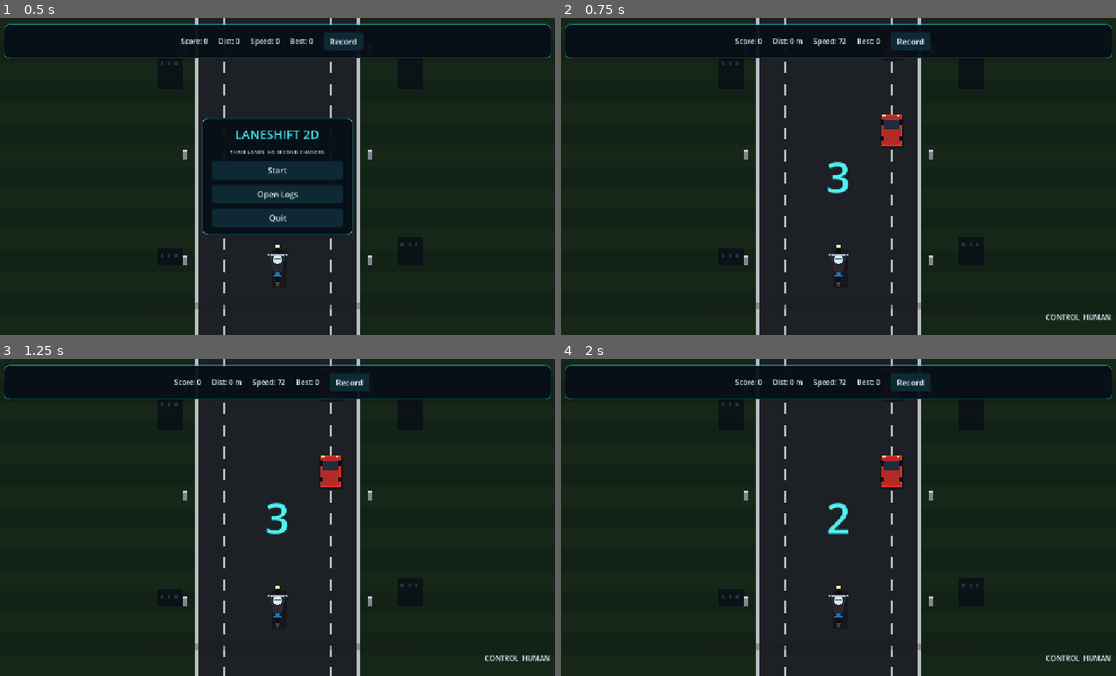
Above: before the commit, frames 1-4 (two rows, left to right).
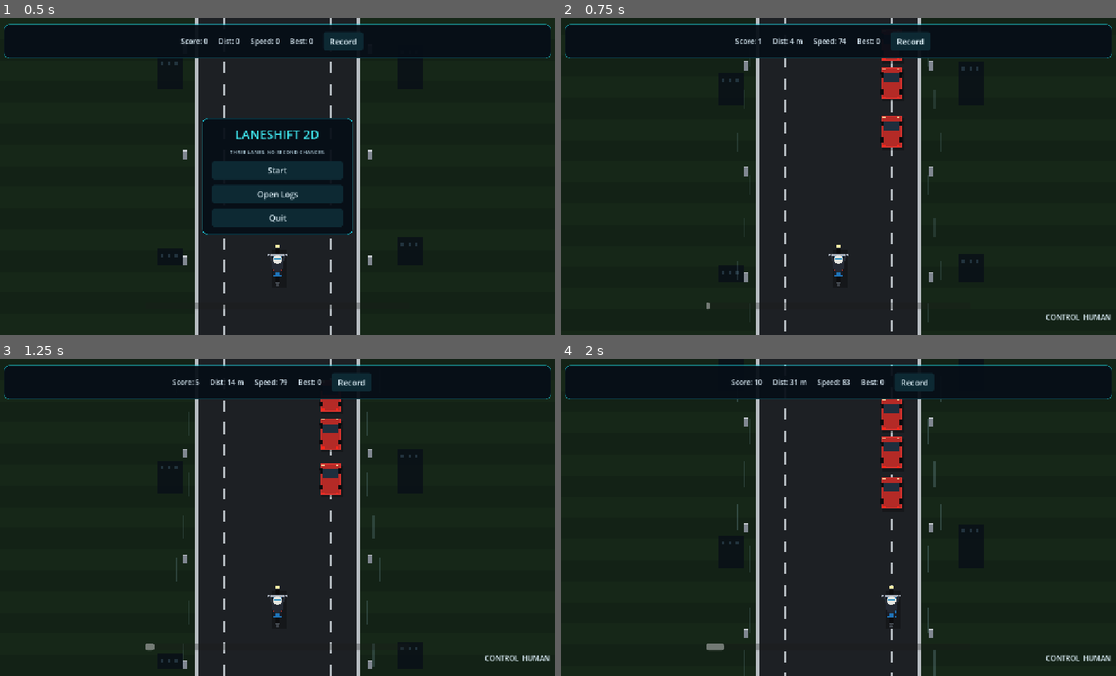
Above: after the commit, the same moments.

Repository: dp1x/laneshift
Game: Godot game, scene res://scenes/main.tscn
Two runs of this game, one before a commit and one after it. Both use one fixed random seed, a clock stepped at 60 frames per second and the inputs below.
Inputs (mouse positions are in pixels of both pictures, inside the frame that each line leads up to):
- Up to frame 1 (0.5 s): no input
- Up to frame 2 (0.75 s): click "Start" at 0.5 s
- Up to frame 3 (1.25 s): no input
- Up to frame 4 (2 s): tap Enter at 1.25 s; move the mouse to (960, 501) at 1.27 s; hold D from 1.28 s (still down); tap T at 1.35 s; click (960, 501) at 1.42 s; tap Space at 1.52 s

Frame 1 is identical in both runs. In frame 2, 1.5% of the frame differs, in the area x 26-76%, y 1-100%; in frame 3, 2.1%; in frame 4, 2.7%, in the area x 26-76%, y 0-100%.

Commit message:
fix: remove startup countdown, clean menu state, disable human controller spam, resize window

Diff:
--- /dev/null
+++ b/experiments/20261031-145444-rule_based/summary.json
@@ -0,0 +1,34 @@
+{
+  "episodes": 3,
+  "score": {
+    "mean": 111.4,
+    "std": 0.1,
+    "min": 111.25,
+    "max": 111.47
+  },
+  "distance": {
+    "mean": 213.15,
+    "std": 1.02,
+    "min": 211.71,
+    "max": 213.87
+  },
+  "survival_time": {
+    "mean": 8.02,
+    "std": 0.0,
+    "min": 8.02,
+    "max": 8.02
+  },
+  "collisions": {
+    "mean": 0.0,
+    "std": 0.0,
+    "min": 0.0,
+    "max": 0.0
+  },
+  "overtaken": {
+    "mean": 2.0,
+    "std": 0.0,
+    "min": 2.0,
+    "max": 2.0
+  },
+  "crashes": 0
+}
--- /dev/null
+++ b/experiments/20261031-145523-onnx_kev/summary.json
@@ -0,0 +1,34 @@
+{
+  "episodes": 3,
+  "score": {
+    "mean": 104.89,
+    "std": 31.18,
+    "min": 60.79,
+    "max": 126.94
+  },
+  "distance": {
+    "mean": 220.13,
+    "std": 69.63,
+    "min": 121.67,
+    "max": 269.37
+  },
+  "survival_time": {
+    "mean": 8.24,
+    "std": 2.49,
+    "min": 4.73,
+    "max": 10.0
+  },
+  "collisions": {
+    "mean": 0.33,
+    "std": 0.47,
+    "min": 0.0,
+    "max": 1.0
+  },
+  "overtaken": {
+    "mean": 1.67,
+    "std": 0.47,
+    "min": 1.0,
+    "max": 2.0
+  },
+  "crashes": 1
+}
--- a/project.godot
+++ b/project.godot
@@ -15,8 +15,8 @@
 ; The app is DPI-unaware, so Windows shrinks the requested window by the
 ; display scale (150% here) while leaving the framebuffer at viewport size.
 ; Requesting 1.5x the canvas makes the physical window match it exactly.
-window/size/window_width_override=1200
-window/size/window_height_override=675
+window/size/window_width_override=1280
+window/size/window_height_override=720
 
 [physics]
 common/physics_ticks_per_second=60
--- a/scripts/main.gd
+++ b/scripts/main.gd
@@ -71,8 +71,10 @@
 var auto_running: bool = false
 var auto_episode_duration: float = 0.0
 var sim_speed_scale: float = 1.0
-var countdown_seconds: float = 3.0
+var countdown_seconds: float = 0.0
 var countdown_timer: float = 0.0
+var no_controller: bool = false
+var start_fullscreen: bool = false
 var action_event_sequence: int = 0
 var external_timeout_msec: int = 1500
 var max_stale_ticks: int = 30
@@ -117,6 +119,7 @@
 	telemetry = TelemetryLogger.new()
 	add_child(telemetry)
 	net = NetBridge.new()
+	net.enabled = not no_controller
 	net.url = "ws://127.0.0.1:%d" % websocket_port
 	net.max_stale_ticks = max_stale_ticks
 	add_child(net)
@@ -129,6 +132,8 @@
 		_start_auto_run()
 	elif record_on_start:
 		start_recording()
+	if start_fullscreen:
+		DisplayServer.window_set_mode(DisplayServer.WINDOW_MODE_FULLSCREEN)
 	queue_redraw()
 
 func _parse_args() -> void:
@@ -145,6 +150,8 @@
 	auto_episode_duration = float(options["episode_duration"])
 	sim_speed_scale = float(options["sim_speed_scale"])
 	countdown_seconds = float(options["countdown"])
+	no_controller = bool(options["no_controller"])
+	start_fullscreen = bool(options["fullscreen"])
 	websocket_port = int(options["ws_port"])
 	external_timeout_msec = int(options["external_timeout_ms"])
 	max_stale_ticks = int(options["max_stale_ticks"])
@@ -164,8 +171,10 @@
 		"max_episodes": 0,
 		"episode_duration": 0.0,
 		"sim_speed_scale": 1.0,
-		"countdown": 3.0,
-		"ws_port": 8765,
+		"countdown": 0.0,
+		"no_controller": false,
+		"fullscreen": false,
+		"ws_port": 8766,
 		"external_timeout_ms": 1500,
 		"max_stale_ticks": 30,
 		"traffic_density": -1.0,
@@ -180,6 +189,12 @@
 			continue
 		if arg == "--take-control-on-start":
 			options["take_control_on_start"] = true
+			continue
+		if arg == "--no-controller":
+			options["no_controller"] = true
+			continue
+		if arg == "--fullscreen":
+			options["fullscreen"] = true
 			continue
 		var split := arg.split("=", true, 1)
 		if split.size() != 2:
@@ -659,11 +674,20 @@
 func go_menu() -> void:
 	if sim.status == "running":
 		sim.finish_episode("menu_exit")
+	# A menu is a clean title state, not the crash scene from the last run.
+	sim.reset(rng_visual.randi(), DEFAULT_CONFIG.duplicate(true), "")
+	sim.traffic.clear()
+	sim.status = "idle"
+	sim.player_speed = 0.0
+	sim.player_x = 0.0
+	sim.player_z = 0.0
 	get_tree().paused = false
 	state = "menu"
 	menu_panel.visible = true
 	pause_panel.visible = false
 	gameover_panel.visible = false
+	countdown_label.visible = false
+	_update_hud()
 	queue_redraw()
 
 func _on_crashed(_eid: String) -> void:
@@ -928,6 +952,12 @@
 func _process(_delta: float) -> void:
 	if _key_just_pressed(KEY_F9):
 		_toggle_recording()
+	if _key_just_pressed(KEY_F11):
+		var current := DisplayServer.window_get_mode()
+		if current == DisplayServer.WINDOW_MODE_FULLSCREEN:
+			DisplayServer.window_set_mode(DisplayServer.WINDOW_MODE_WINDOWED)
+		else:
+			DisplayServer.window_set_mode(DisplayServer.WINDOW_MODE_FULLSCREEN)
 	if Input.is_action_just_pressed("ui_cancel"):
 		if state == "playing":
 			pause_game()
@@ -1096,6 +1126,7 @@
 	best_label.text = "Best: %.0f" % best_score
 	status_label.text = "CONTROL  " + control_mode.to_upper()
 	if progress_bar != null:
+		progress_bar.visible = state == "playing"
 		progress_bar.value = fmod(sim.distance, 500.0)
 
 func _load_highscore() -> void:
--- a/scripts/net/net_bridge.gd
+++ b/scripts/net/net_bridge.gd
@@ -7,7 +7,8 @@
 signal reset_received(seed: int, config: Dictionary, episode_id: String)
 signal command_rejected(seq: int, reason: String, episode_id: String, tick: int, decision_metadata: Dictionary)
 
-var url: String = "ws://127.0.0.1:8765"
+var url: String = "ws://127.0.0.1:8766"
+var enabled: bool = true
 var socket: WebSocketPeer = WebSocketPeer.new()
 var connected_flag: bool = false
 var last_seq: int = -1
@@ -39,7 +40,8 @@
 	current_state_tick = int(snapshot.get("physics_tick", -1))
 
 func _ready() -> void:
-	_connect_socket()
+	if enabled:
+		_connect_socket()
 
 func _connect_socket() -> void:
 	var err := socket.connect_to_url(url)
@@ -47,6 +49,8 @@
 		connected_flag = false
 
 func _process(delta: float) -> void:
+	if not enabled:
+		return
 	socket.poll()
 	var state := socket.get_ready_state()
 	if state == WebSocketPeer.STATE_OPEN:
@@ -78,7 +82,7 @@
 		reconnect_timer = 0.0
 
 func send_state(snapshot: Dictionary) -> void:
-	if not connected_flag:
+	if not enabled or not connected_flag:
 		return
 	var msg := {"type": "state", "protocol_version": 1}
 	for k in snapshot.keys():
@@ -86,7 +90,7 @@
 	outbound_queue.append(msg)
 
 func send_event(event: Dictionary) -> void:
-	if not connected_flag:
+	if not enabled or not connected_flag:
 		return
 	outbound_queue.append({"type": "event", "protocol_version": 1, "event": event})
 
--- a/tests/game_flow_test.gd
+++ b/tests/game_flow_test.gd
@@ -106,7 +106,7 @@
 	game.pause_game()
 	var menu_button = game.pause_panel.find_child("Menu", true, false)
 	menu_button.pressed.emit()
-	_check(game.state == "menu" and game.sim.status == "finished", "return to menu should close the active episode")
+	_check(game.state == "menu" and game.sim.status != "running", "return to menu should close the active episode")
 
 	game.auto_run = true
 	game.start_game(314, {"episode_duration": 0.1})
Not shown, added: experiments/20261031-145444-rule_based/summary.txt
Not shown, added: experiments/20261031-145523-onnx_kev/summary.txt
Not shown, added: manifest.json
Not shown, added: experiments/20261031-145444-rule_based/episodes.jsonl
Not shown, added: experiments/20261031-145523-onnx_kev/episodes.jsonl
Not shown, changed: portable/START-GAME.bat
Not shown, changed: python/policies/onnx_kev.py
Not shown, added: python/run_experiment.py
Not shown, changed: python/server.py
